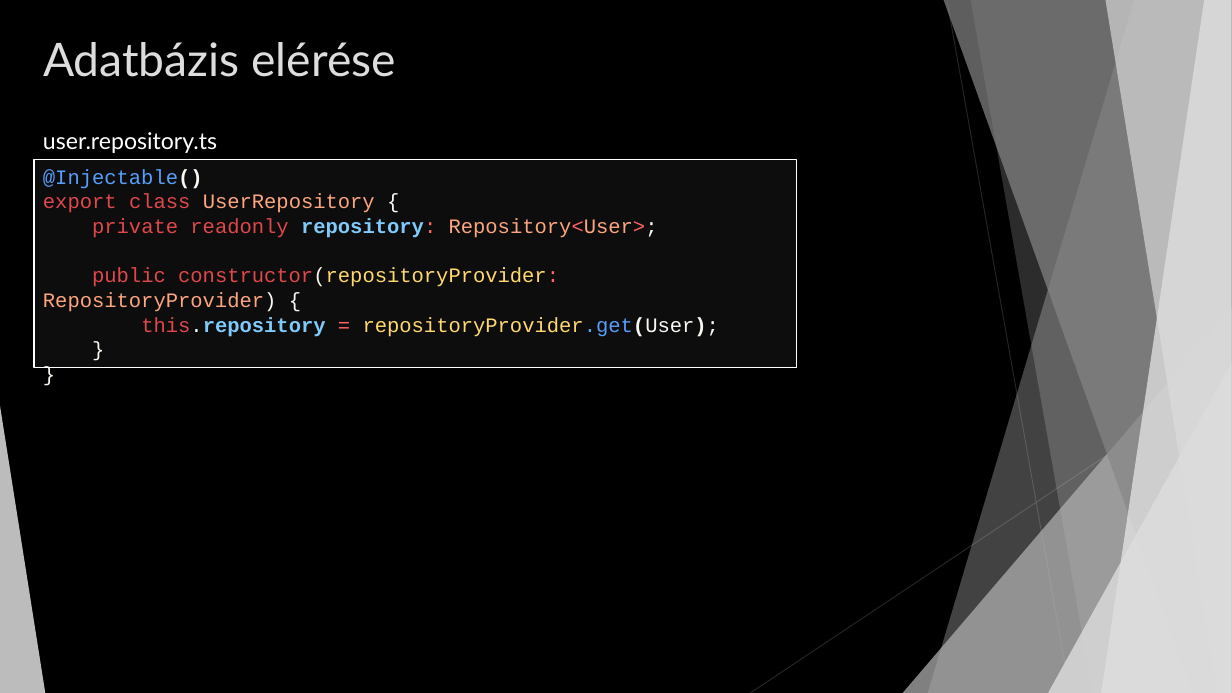
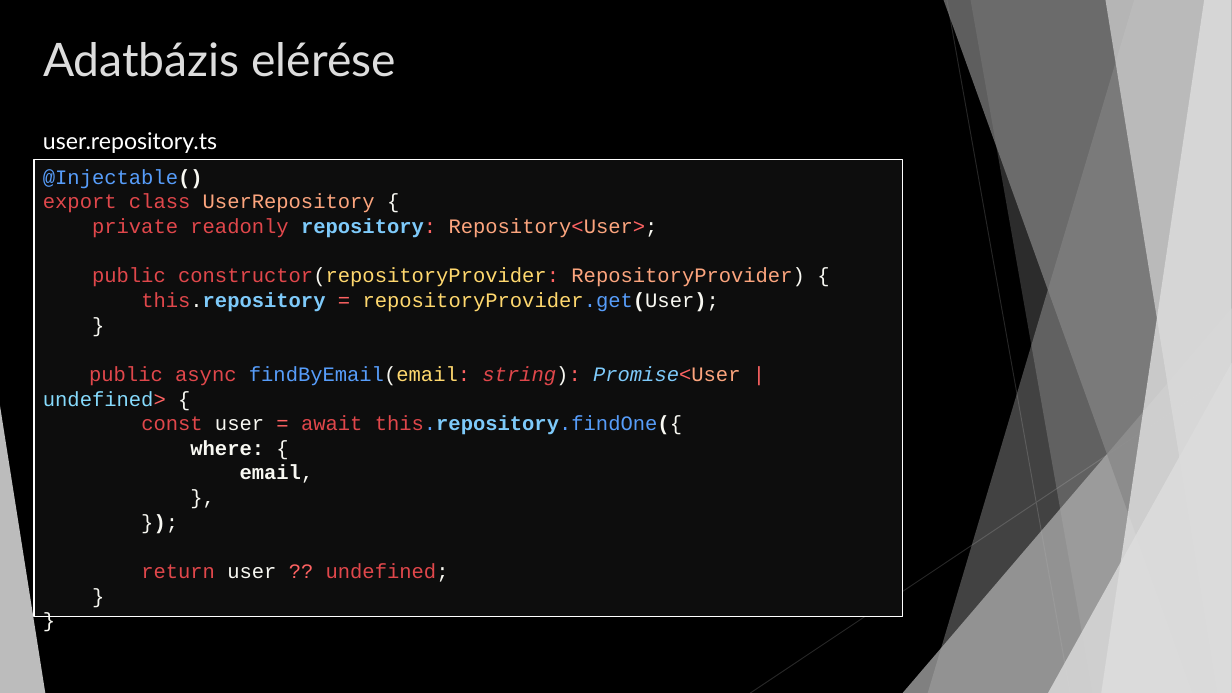
Before and after one commit to niklierik/zv, a slide deck: slide 24 of js_backend_presentation.pptx (slide 25 before the commit). Drawn at 1232x693 pixels with LibreOffice and Linux fonts; fonts in the diff are those of the drawing. Boxes give left, top, right and bottom in pixels: in the first picture for what was removed or moved away, otherwise in the second. Text is boxed around its words. In the diff, an @@ line names an element or a change of style, - is before the commit and + after.

```diff
--- a/js_backend_presentation.pptx
+++ b/js_backend_presentation.pptx
@@ text in rectangle at (34,159,903,616): paragraph added @@
+}
@@ rectangle "@Injectable()": place and size @@
-rectangle "@Injectable()" at (34,159,798,368)
+rectangle "@Injectable()" at (34,159,903,616)
@@ text in rectangle at (43,366,740,582): paragraphs added @@
+public async findByEmail(email: string): Promise<User | undefined> {
+const user = await this.repository.findOne({
+where: {
+email,
+},
+});
+return user ?? undefined;
```
Also in this commit, not shown: 4 other slides changed, 3 slides added, 1 slide removed.
